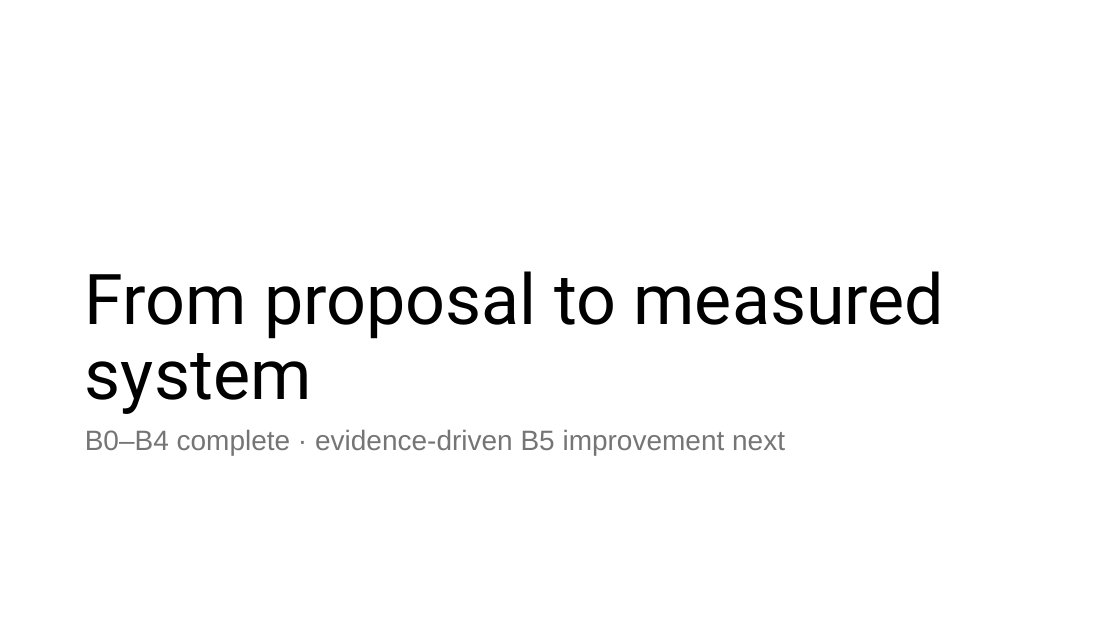
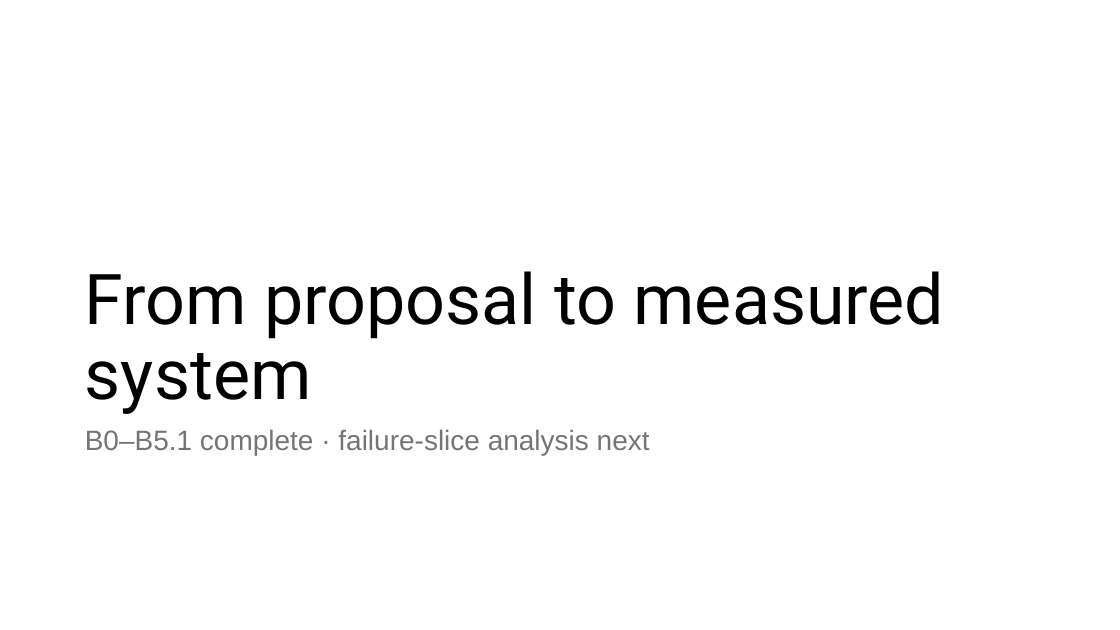
Before and after one commit to nocleo/ADVLSI2_Project_updated, a slide deck: slide 9 of presentation/ADVLSI2_DRC_CNN_Project_Progress.pptx. Drawn at 1120x630 pixels with LibreOffice and Linux fonts; fonts in the diff are those of the drawing. Boxes give left, top, right and bottom in pixels: in the first picture for what was removed or moved away, otherwise in the second. Text is boxed around its words. In the diff, an @@ line names an element or a change of style, - is before the commit and + after.

```diff
--- a/presentation/ADVLSI2_DRC_CNN_Project_Progress.pptx
+++ b/presentation/ADVLSI2_DRC_CNN_Project_Progress.pptx
@@ text at (x1=85, y1=429, x2=650, y2=455): text changed @@
-B0–B4 complete · evidence-driven B5 improvement next
+B0–B5.1 complete · failure-slice analysis next
```
Also in this commit, not shown: 5 other slides changed, 5 other files.
